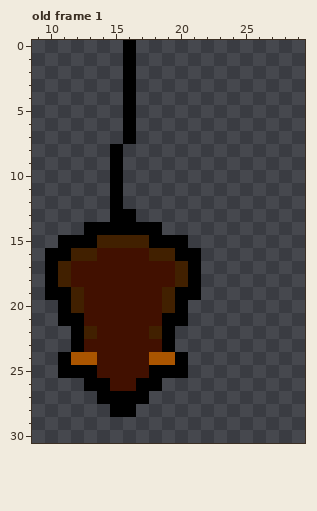
Two states of a pixel-art file, Assets/Game/Mouse/aseprite/Mouse.aseprite. That is the earlier state.
32x32 pixels, 3 frames. Shown: old frame 1: x 9..29, y 0..30. The commit also changed other frames, which this record leaves out.
The result:
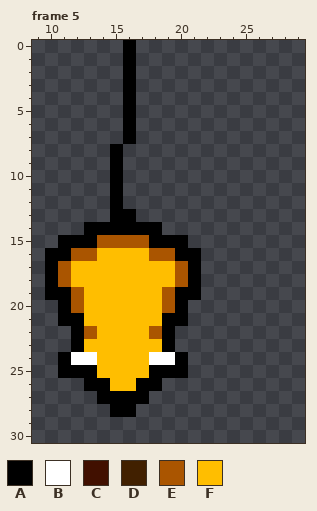
Palette (. is transparent): A #000000  B #ffffff  C #411000  D #412000  E #aa5500  F #ffbe00
A new or re-ordered frame is compared with the old frame closest to it.
Commit message: update mouse animation states
What changed:
frames 3 -> 5
layer "Layer 1" added
Frame 5 is new; against old frame 1, layer "Layer 1":
The edit turns colour E into colour B in row 24 at x 12 to 13 and 18 to 19.
The edit turns colour D into colour E in row 15 at x 14 to 17; in row 16 at x 12 to 13 and 18 to 19; in rows 17 to 18 at x 11 and 20; in rows 19 to 20 at x 12 and 19; in row 22 at x 13 and 18.
The edit turns colour C into colour F in row 16 at x 14 to 17; in rows 17 to 18 at x 12 to 19; in rows 19 to 21 at x 13 to 18; in row 22 at x 14 to 17; in row 23 at x 13 to 18; in rows 24 to 25 at x 14 to 17.
The edit turns colour C into colour F in row 26 at x 15 to 16.
Changed places in both pictures, as pixel boxes (x1, y1, x2, y2):
changed: (58, 235, 188, 391)
